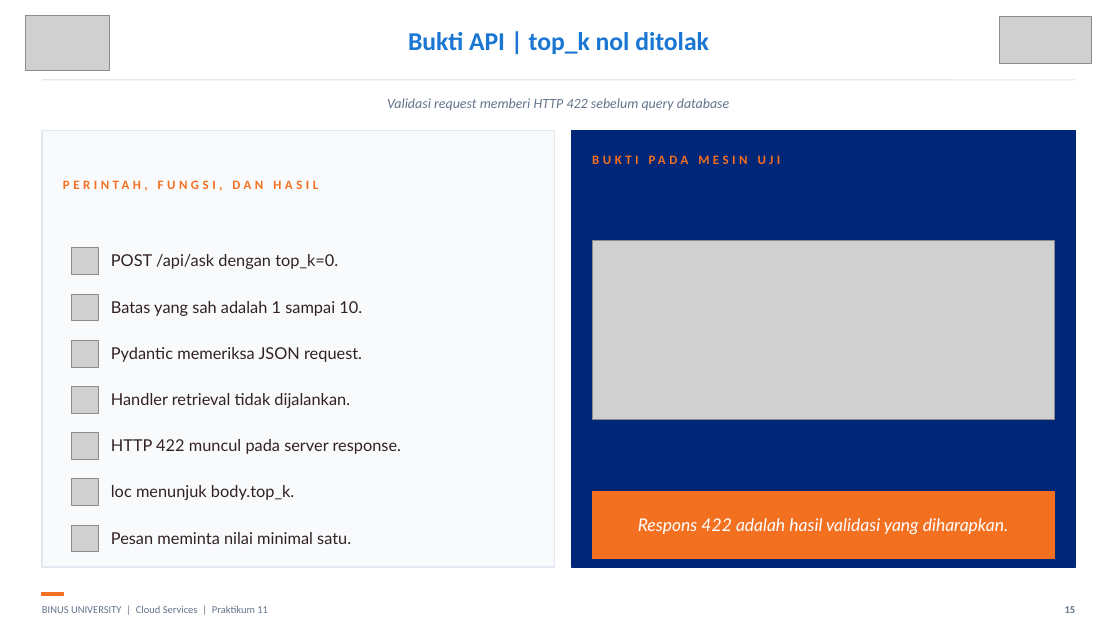
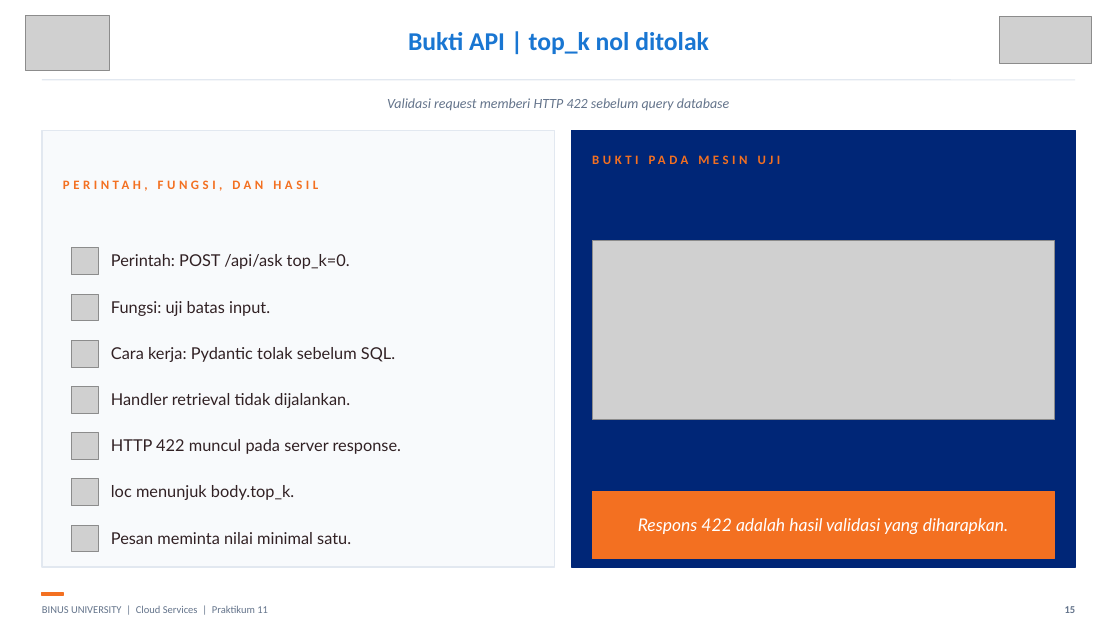
Before and after one commit to SeedFlora/meet11CloudService, a slide deck: slide 15 of slides/LAB11_RAG_pgvector_Bukti_Live.pptx. Drawn at 1120x630 pixels with LibreOffice and Linux fonts; fonts in the diff are those of the drawing; grey boxes stand for pictures. Boxes give left, top, right and bottom in pixels: in the first picture for what was removed or moved away, otherwise in the second. Text is boxed around its words. In the diff, an @@ line names an element or a change of style, - is before the commit and + after.

```diff
--- a/slides/LAB11_RAG_pgvector_Bukti_Live.pptx
+++ b/slides/LAB11_RAG_pgvector_Bukti_Live.pptx
@@ text at [111, 254, 350, 269]: text changed @@
-POST /api/ask dengan top_k=0.
+Perintah: POST /api/ask top_k=0.
@@ text at [111, 301, 270, 316]: text changed @@
-Batas yang sah adalah 1 sampai 10.
+Fungsi: uji batas input.
@@ text at [111, 347, 395, 362]: text changed @@
-Pydantic memeriksa JSON request.
+Cara kerja: Pydantic tolak sebelum SQL.
```
Also in this commit, not shown: 11 other slides changed.
